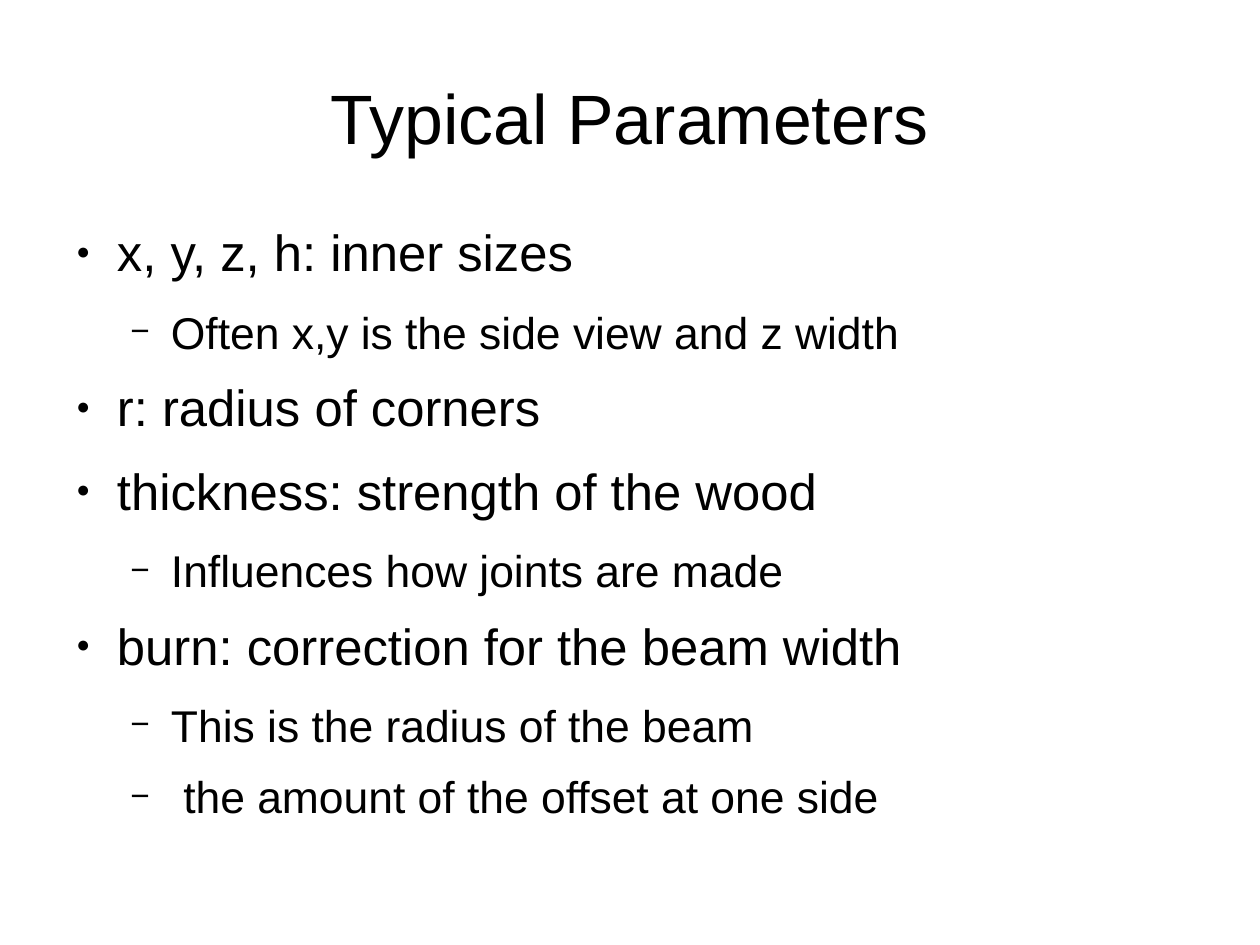
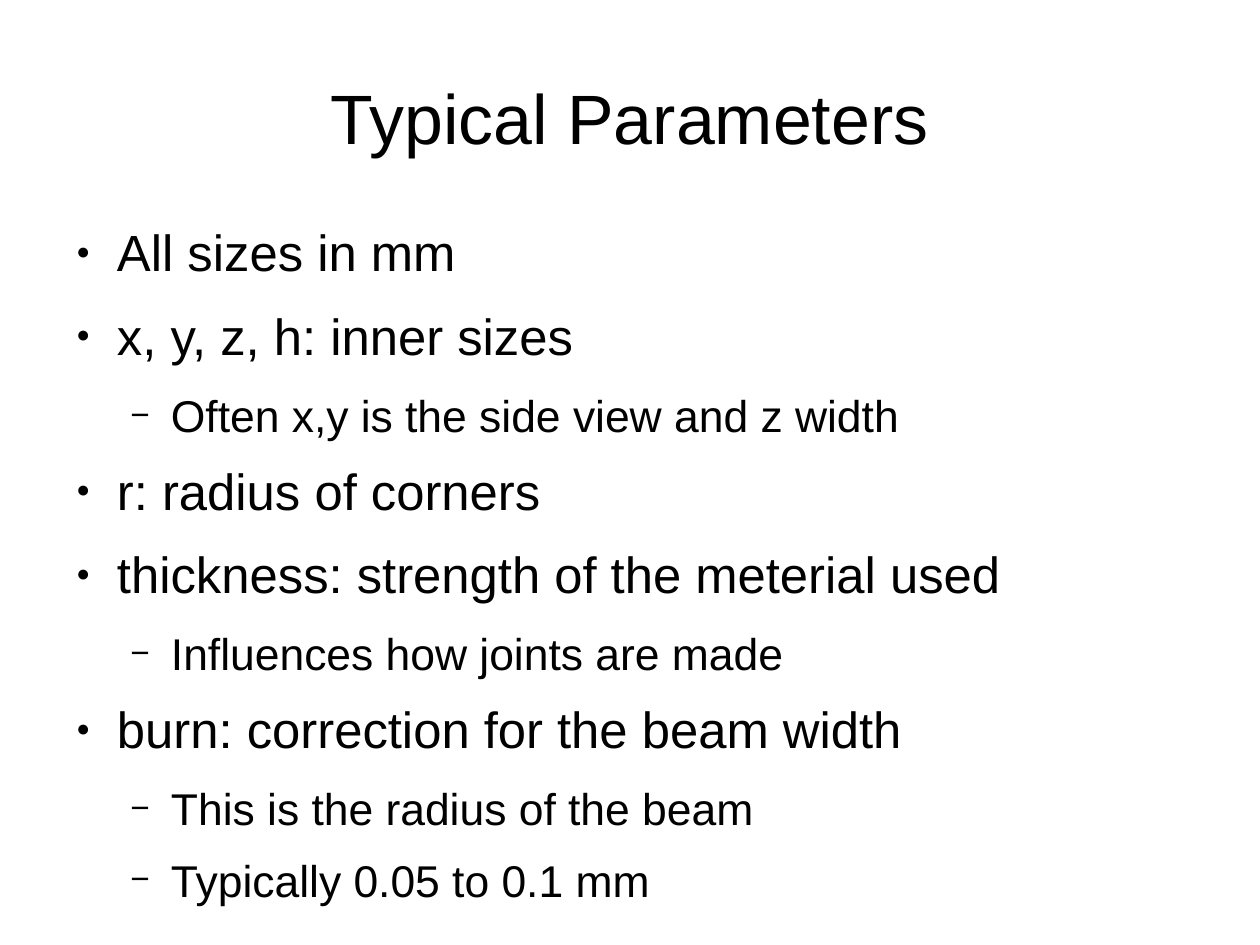
Before and after one commit to florianfesti/boxes, a slide deck: slide 21 of documentation/presentation.odp (slide 22 before the commit). Drawn at 1260x945 pixels with LibreOffice and Linux fonts; fonts in the diff are those of the drawing. Boxes give left, top, right and bottom in pixels: in the first picture for what was removed or moved away, otherwise in the second. Text is boxed around its words. In the diff, an @@ line names an element or a change of style, - is before the commit and + after.

```diff
--- a/documentation/presentation.odp
+++ b/documentation/presentation.odp
@@ text at box(117, 234, 456, 272): paragraph added @@
+● All sizes in mm
@@ text at box(117, 556, 1000, 604): text changed @@
-● thickness: strength of the wood
+● thickness: strength of the meterial used
@@ text at box(171, 864, 650, 906): text changed @@
-  − the amount of the offset at one side
+  − Typically 0.05 to 0.1 mm
```
Also in this commit, not shown: 4 other slides changed, 1 slide added, 2 slides removed, 1 other file.
